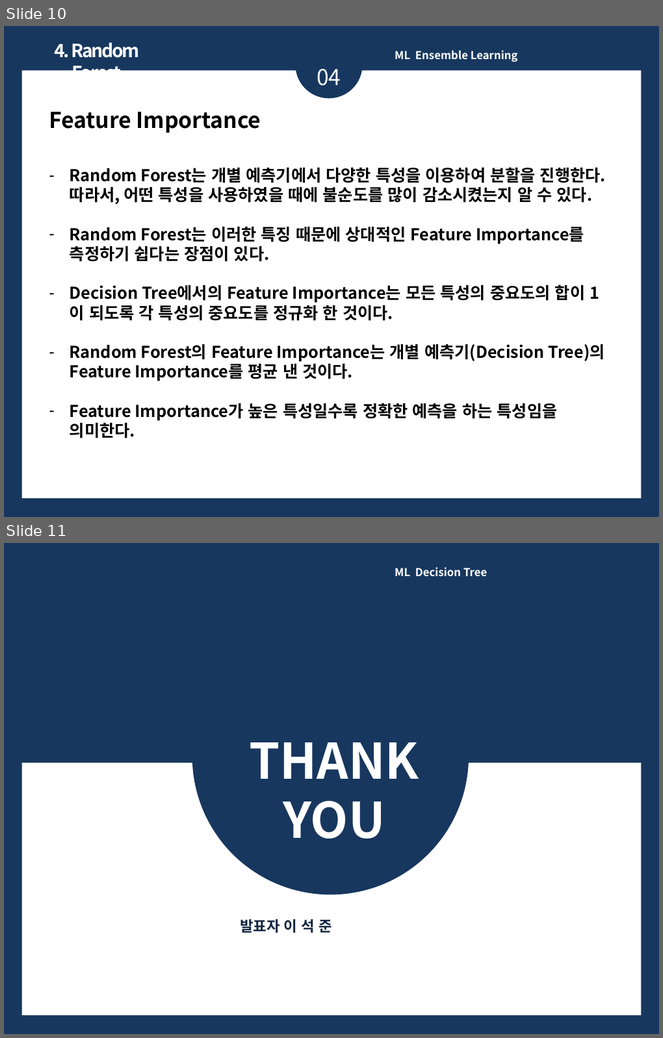
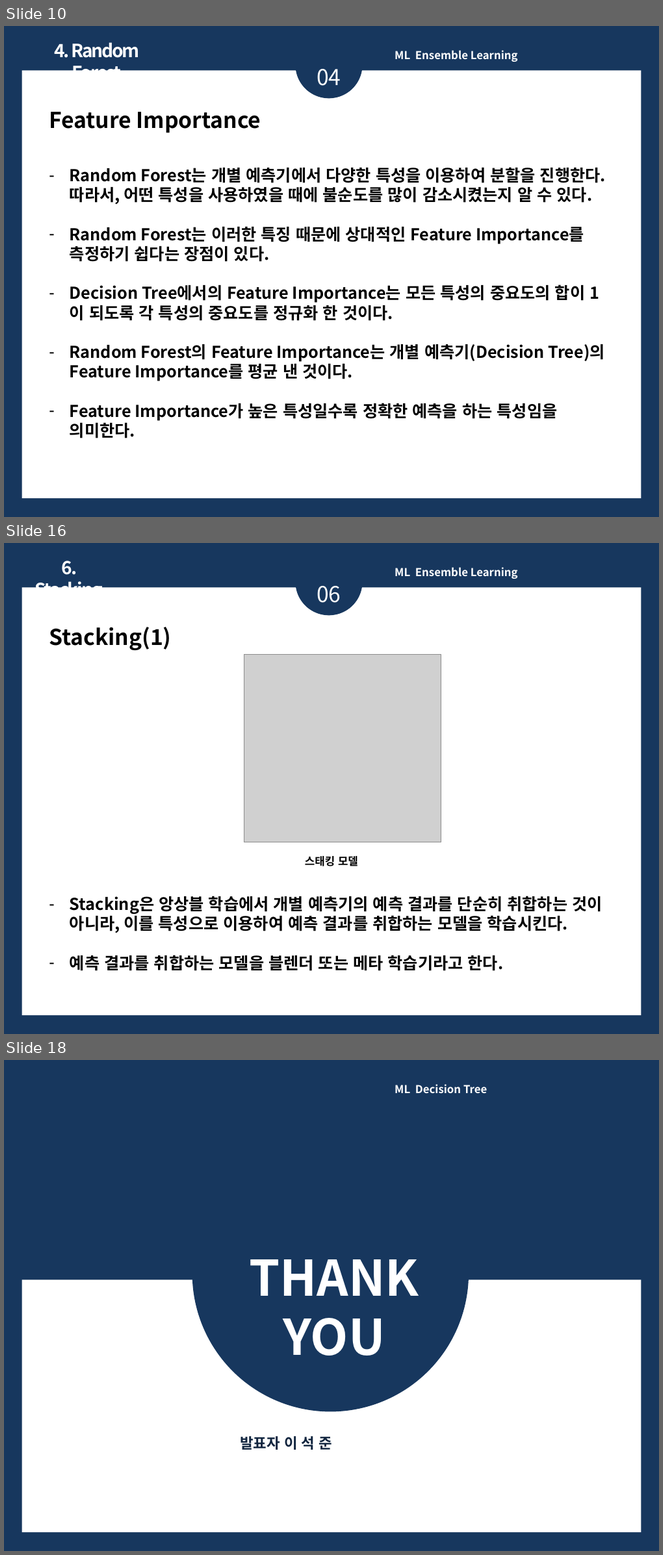
Before and after one commit to ykykyk112/machine_learning, a slide deck: ML_Algorithm_Review/Ensemble_Learning_Review.pptx. Shown one above the other, each under a label of ours: slides 10 and 11 before the commit, slides 10, 16 and 18 after it; the slides between them are not shown. The pictures are 663x1038 and 663x1555 pixels, drawn with LibreOffice and Linux fonts; fonts in the diff are those of the drawing; grey boxes stand for pictures. Boxes give left, top, right and bottom in pixels: in the first picture for what was removed or moved away, otherwise in the second. Text is boxed around its words. In the diff, an @@ line names an element or a change of style, - is before the commit and + after.

Commit message:
2021.02.12 Ensemble Learning Review File 추가
- Boosting
- AdaBoost
- Gradient Boosting
- Stacking

```diff
--- a/ML_Algorithm_Review/Ensemble_Learning_Review.pptx
+++ b/ML_Algorithm_Review/Ensemble_Learning_Review.pptx
@@ slide 16 added at (4, 543, 659, 1034), background #17375E @@
@@ text added at (35, 561, 103, 588), 20 pt, text #FFFFFF, bold @@
+6. Stacking
@@ ellipse added at (296, 548, 362, 615), fill #17375E @@
@@ text added at (395, 567, 518, 579), 12 pt, text #FFFFFF, bold @@
+ML Ensemble Learning
@@ rectangle added at (22, 588, 642, 1016), fill #FFFFFF @@
@@ text added at (317, 586, 341, 603), 24 pt, text #FFFFFF @@
+06
@@ text added at (49, 627, 602, 971), 18 pt, text #000000, bold @@
+Stacking(1)
+– Stacking은 앙상블 학습에서 개별 예측기의 예측 결과를 단순히 취합하는 것이 아니라, 이를 특성으로 이용하여 예측 결과를 취합하는 모델을 학습시킨다.
+– 예측 결과를 취합하는 모델을 블렌더 또는 메타 학습기라고 한다.
@@ picture added at (244, 654, 441, 843) @@
@@ text added at (305, 856, 358, 867), 12 pt, text #000000, bold @@
+스태킹 모델
@@ what was slide 11 is now slide 18 @@
```
Also in this commit, not shown: 2 slides changed, 6 other slides added.
